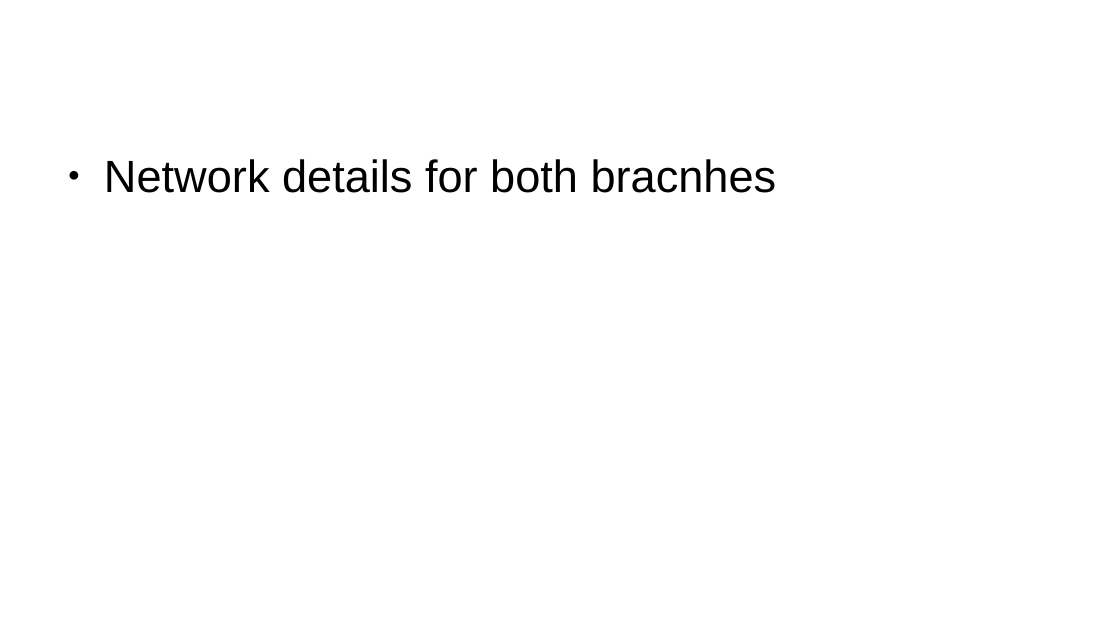
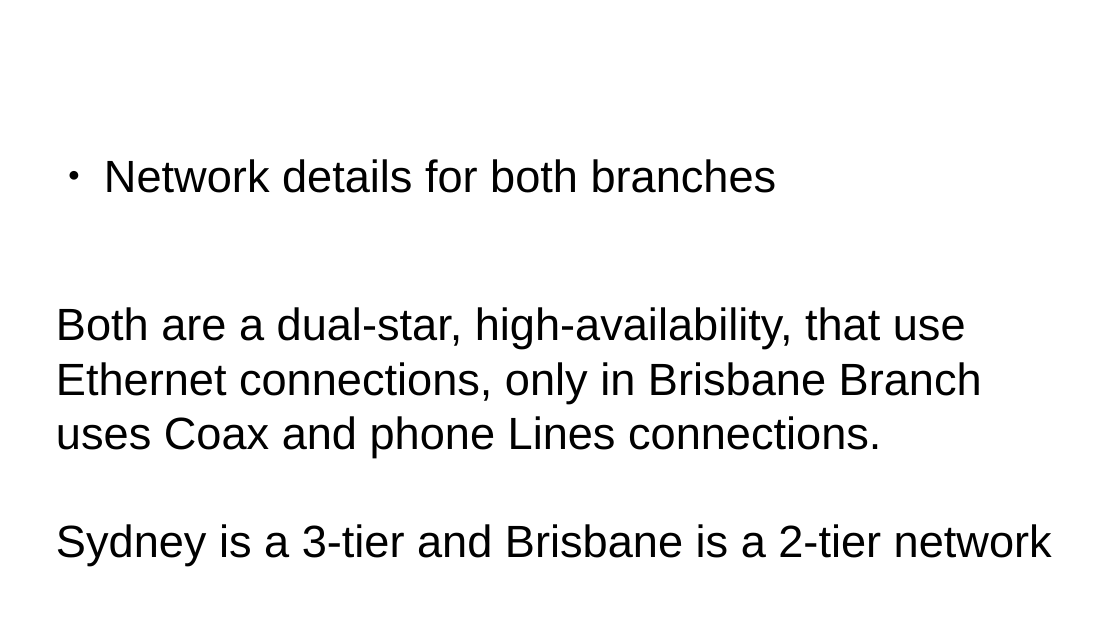
Before and after one commit to Advanced-Diploma-of-IT-Tel-Network-Eng/Assessments, a slide deck: slide 7 of TERM1-BLOCK1/2-ICTNWK541-Configure_Verify_Troubleshoot_WAN_links-IP_services/Assessmet_Task2/Task2/PacketTracer/guide-presentation.pptx. Drawn at 1120x630 pixels with LibreOffice and Linux fonts; fonts in the diff are those of the drawing. Boxes give left, top, right and bottom in pixels: in the first picture for what was removed or moved away, otherwise in the second. Text is boxed around its words. In the diff, an @@ line names an element or a change of style, - is before the commit and + after.

```diff
--- a/TERM1-BLOCK1/2-ICTNWK541-Configure_Verify_Troubleshoot_WAN_links-IP_services/Assessmet_Task2/Task2/PacketTracer/guide-presentation.pptx
+++ b/TERM1-BLOCK1/2-ICTNWK541-Configure_Verify_Troubleshoot_WAN_links-IP_services/Assessmet_Task2/Task2/PacketTracer/guide-presentation.pptx
@@ text at (56, 159, 1052, 566): text changed @@
-● Network details for both bracnhes
+● Network details for both branches
+Both are a dual-star, high-availability, that use Ethernet connections, only in Brisbane Branch uses Coax and phone Lines connections.
+Sydney is a 3-tier and Brisbane is a 2-tier network
```
Also in this commit, not shown: 1 other slide changed, 17 slides added, 16 slides removed, 2 other files.
